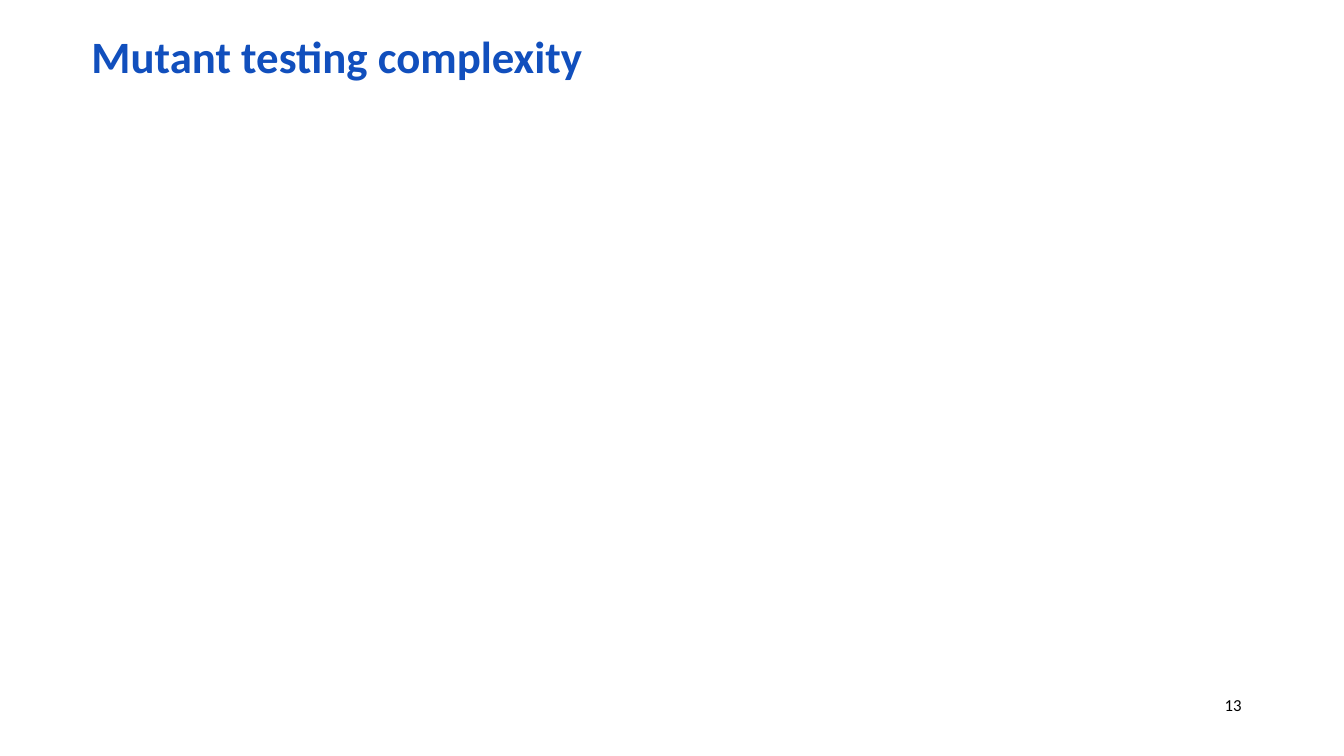
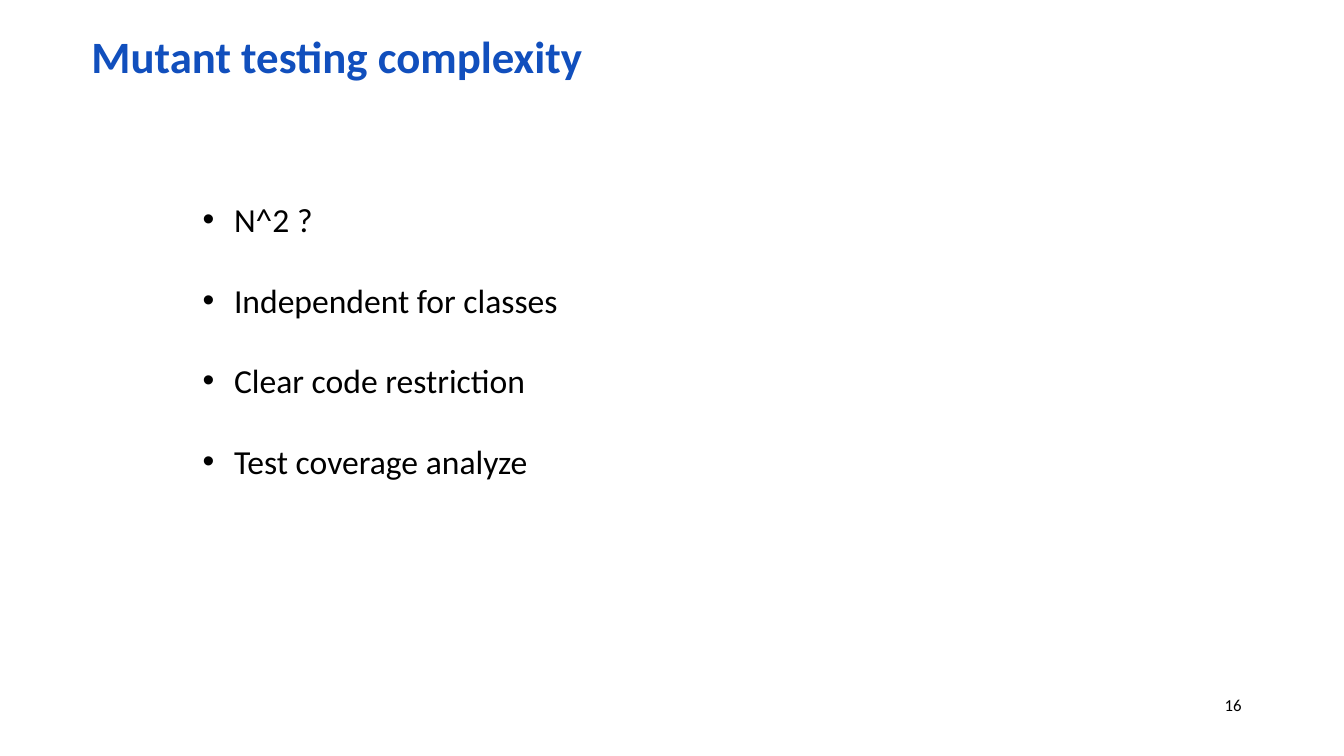
Before and after one commit to wolf-off/Stryker-demo, a slide deck: slide 16 of Mutation [Autosaved].pptx (slide 13 before the commit). Drawn at 1344x756 pixels with LibreOffice and Linux fonts; fonts in the diff are those of the drawing; background and template pictures are left out. Boxes give left, top, right and bottom in pixels: in the first picture for what was removed or moved away, otherwise in the second. Text is boxed around its words. In the diff, an @@ line names an element or a change of style, - is before the commit and + after.

```diff
--- a/Mutation [Autosaved].pptx
+++ b/Mutation [Autosaved].pptx
@@ text added at <box>234,209,557,480</box>, 24 pt, text #000000 @@
+• N^2 ?
+• Independent for classes
+• Clear code restriction
+• Test coverage analyze
@@ page number at <box>1225,699,1242,711</box>: text changed @@
-13
+16
```
Also in this commit, not shown: 2 other slides changed, 4 slides added, 1 slide removed, 1 other file.
